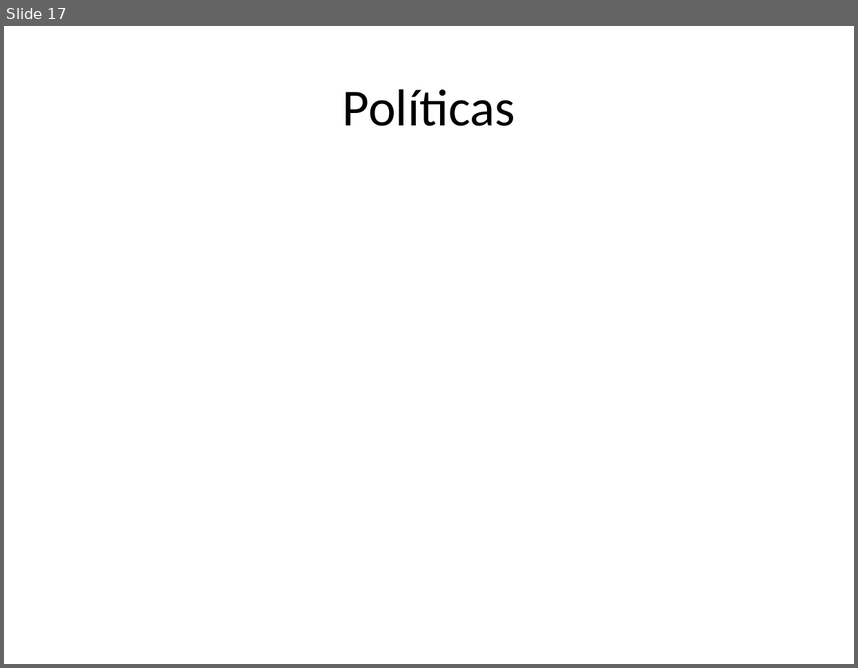
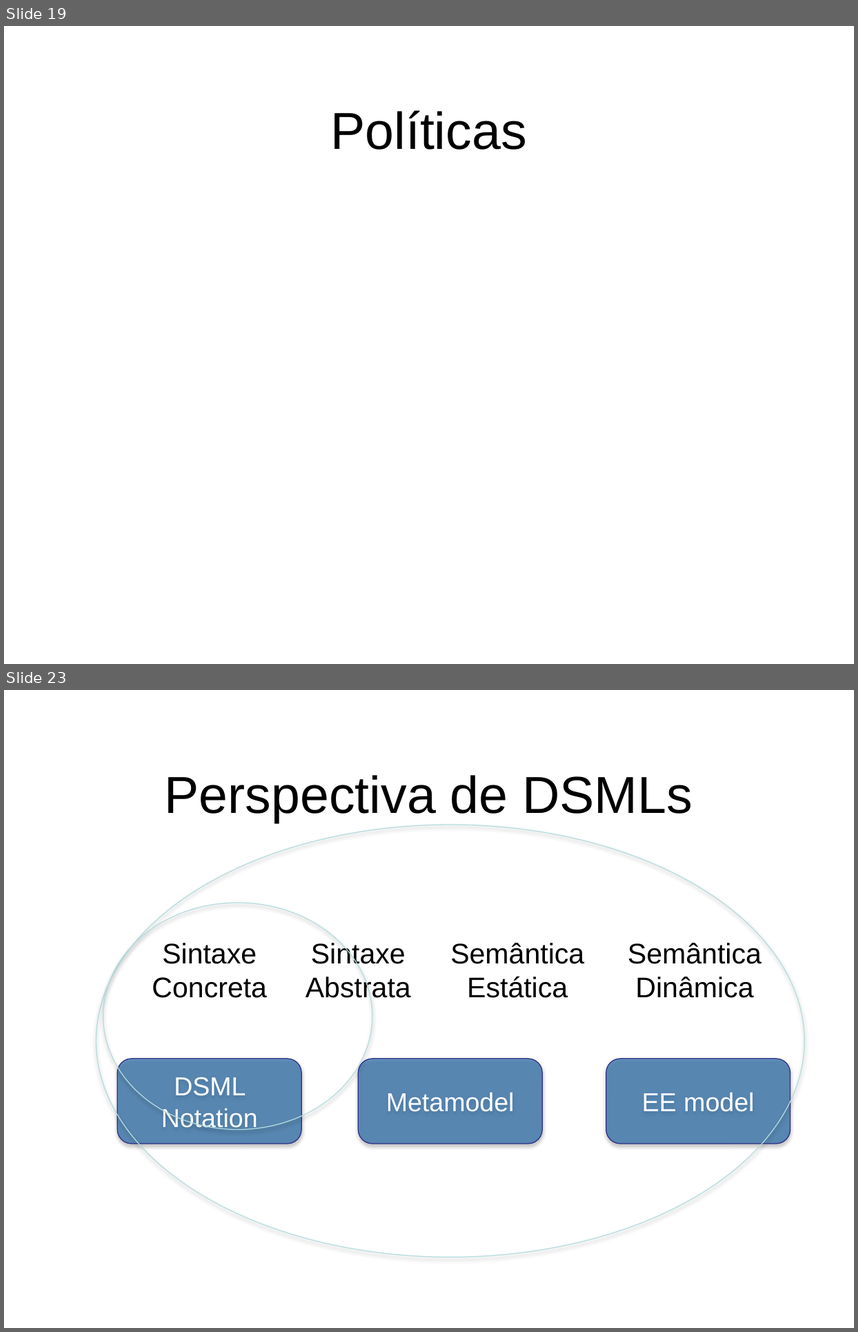
Before and after one commit to gcms/ncb, a slide deck: dissertacao/ApresentacaoGustavo.pptx. Shown one above the other, each under a label of ours: slide 17 before the commit, slides 19 and 23 after it; the slides between them are not shown. The pictures are 858x668 and 858x1332 pixels, drawn with LibreOffice and Linux fonts; fonts in the diff are those of the drawing; background and template pictures are left out. Boxes give left, top, right and bottom in pixels: in the first picture for what was removed or moved away, otherwise in the second. Text is boxed around its words. In the diff, an @@ line names an element or a change of style, - is before the commit and + after.

```diff
--- a/dissertacao/ApresentacaoGustavo.pptx
+++ b/dissertacao/ApresentacaoGustavo.pptx
@@ slide 23 added at box(4, 690, 854, 1328), background picture (left out) @@
@@ title added at box(165, 775, 693, 823), 44 pt, text #000000 @@
+Perspectiva de DSMLs
@@ ellipse added at box(96, 825, 804, 1256), outline #B6DCDF 0.75 pt @@
@@ ellipse added at box(103, 903, 373, 1130), outline #B6DCDF 0.75 pt @@
@@ text added at box(152, 943, 267, 998), 24 pt, text #000000 @@
+Sintaxe Concreta
@@ text added at box(306, 940, 411, 1003), 24 pt, text #000000 @@
+Sintaxe Abstrata
@@ text added at box(450, 943, 584, 998), 24 pt, text #000000 @@
+Semântica Estática
@@ text added at box(628, 943, 762, 998), 24 pt, text #000000 @@
+Semântica Dinâmica
@@ rounded rectangle added at box(117, 1058, 301, 1143), fill #0B599F at 60% opacity, outline #2D2D8A 0.75 pt, 22 pt, text #FFFFFF @@
+DSML Notation
@@ rounded rectangle added at box(359, 1058, 543, 1143), fill #0B599F at 60% opacity, outline #2D2D8A 0.75 pt, 22 pt, text #FFFFFF @@
+Metamodel
@@ rounded rectangle added at box(606, 1058, 791, 1143), fill #0B599F at 60% opacity, outline #2D2D8A 0.75 pt, 22 pt, text #FFFFFF @@
+EE model
@@ what was slide 17 is now slide 19 @@
@@ slide 19 changed as well @@
@@ title "Políticas": place and size @@
-title "Políticas" at box(343, 89, 515, 126)
+title "Políticas" at box(331, 110, 527, 150)
@@ title "Políticas" at box(331, 110, 527, 150): font Calibri to Arial @@
```
Also in this commit, not shown: 15 other slides changed, 21 other slides added, 1 slide removed, 1 other file.
